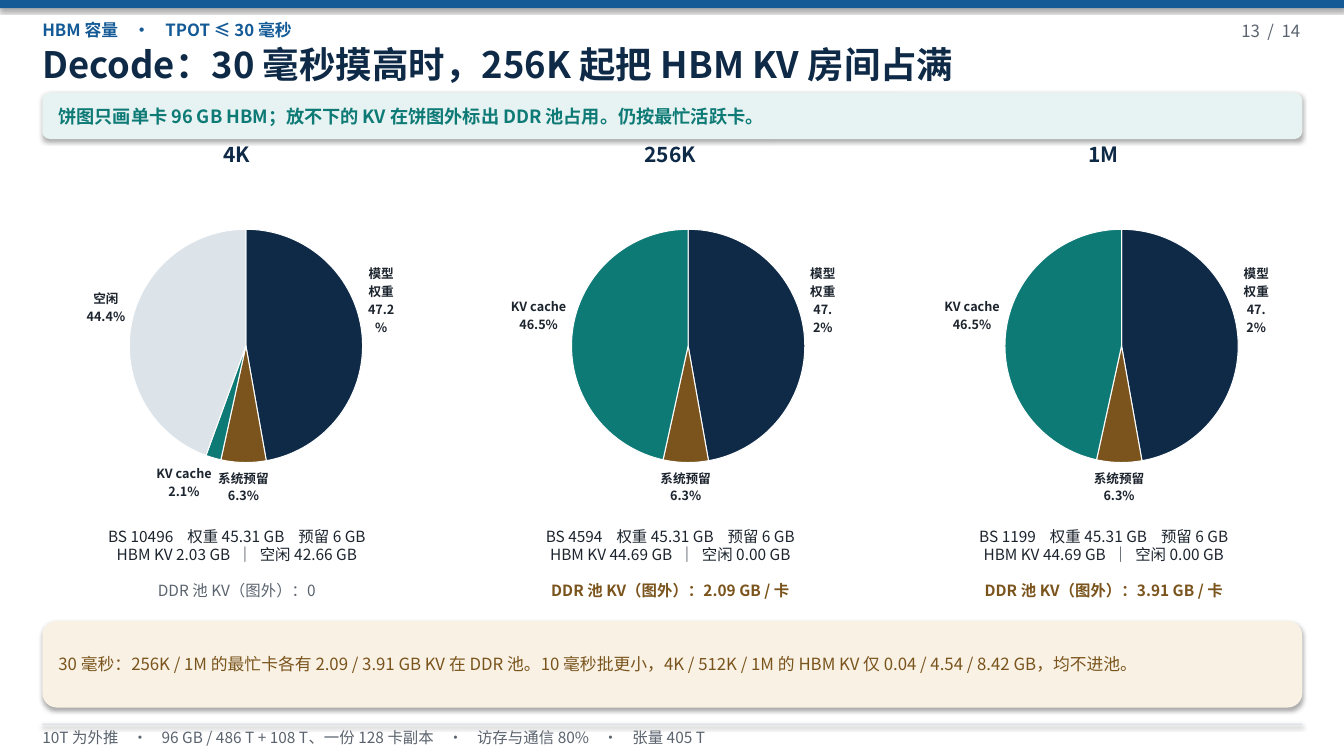
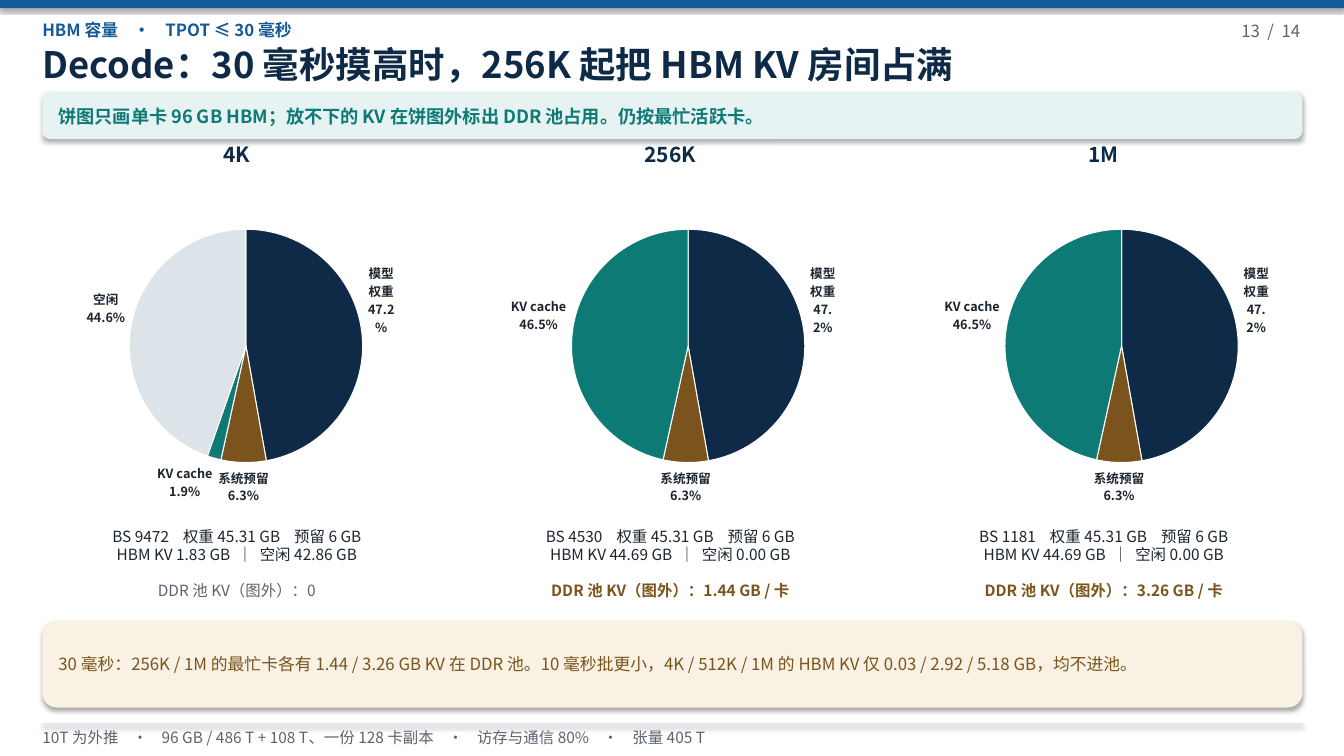
Before and after one commit to 69515164-rgb/UCL-MPComm, a slide deck: slide 13 of docs/deepseek-96g-slo.pptx. Drawn at 1344x756 pixels with LibreOffice and Linux fonts; fonts in the diff are those of the drawing. Boxes give left, top, right and bottom in pixels: in the first picture for what was removed or moved away, otherwise in the second. Text is boxed around its words. In the diff, an @@ line names an element or a change of style, - is before the commit and + after.

```diff
--- a/docs/deepseek-96g-slo.pptx
+++ b/docs/deepseek-96g-slo.pptx
@@ pie chart at bbox=[42, 173, 432, 518] @@
@@ Series 1, KV cache: 2.1 to 1.9 @@
@@ Series 1, 空闲: 44.4 to 44.6 @@
@@ text at bbox=[112, 529, 362, 561]: text changed @@
-BS 10496 权重 45.31 GB 预留 6 GB
-HBM KV 2.03 GB ｜ 空闲 42.66 GB
+BS 9472 权重 45.31 GB 预留 6 GB
+HBM KV 1.83 GB ｜ 空闲 42.86 GB
@@ text at bbox=[546, 529, 795, 544]: text changed @@
-BS 4594 权重 45.31 GB 预留 6 GB
+BS 4530 权重 45.31 GB 预留 6 GB
@@ text at bbox=[979, 529, 1228, 544]: text changed @@
-BS 1199 权重 45.31 GB 预留 6 GB
+BS 1181 权重 45.31 GB 预留 6 GB
@@ text at bbox=[551, 583, 789, 598]: text changed @@
-DDR 池 KV（图外）：2.09 GB / 卡
+DDR 池 KV（图外）：1.44 GB / 卡
@@ text at bbox=[985, 583, 1222, 598]: text changed @@
-DDR 池 KV（图外）：3.91 GB / 卡
+DDR 池 KV（图外）：3.26 GB / 卡
@@ text at bbox=[58, 656, 1137, 672]: text changed @@
-30 毫秒：256K / 1M 的最忙卡各有 2.09 / 3.91 GB KV 在 DDR 池。10 毫秒批更小，4K / 512K / 1M 的 HBM KV 仅 0.04 / 4.54 / 8.42 GB，均不进池。
+30 毫秒：256K / 1M 的最忙卡各有 1.44 / 3.26 GB KV 在 DDR 池。10 毫秒批更小，4K / 512K / 1M 的 HBM KV 仅 0.03 / 2.92 / 5.18 GB，均不进池。
```
Also in this commit, not shown: 11 other slides changed, 3 other files.
